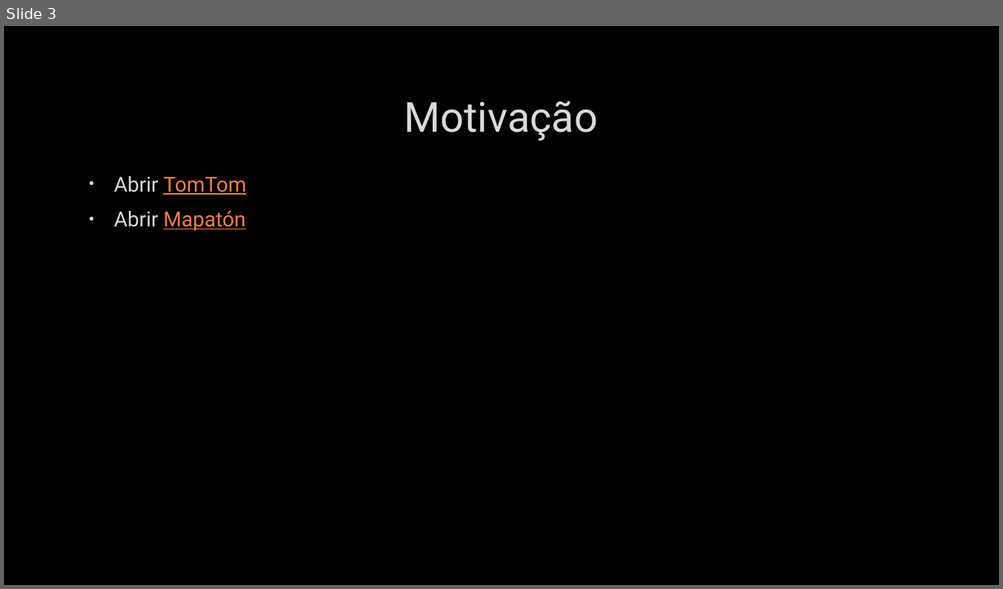
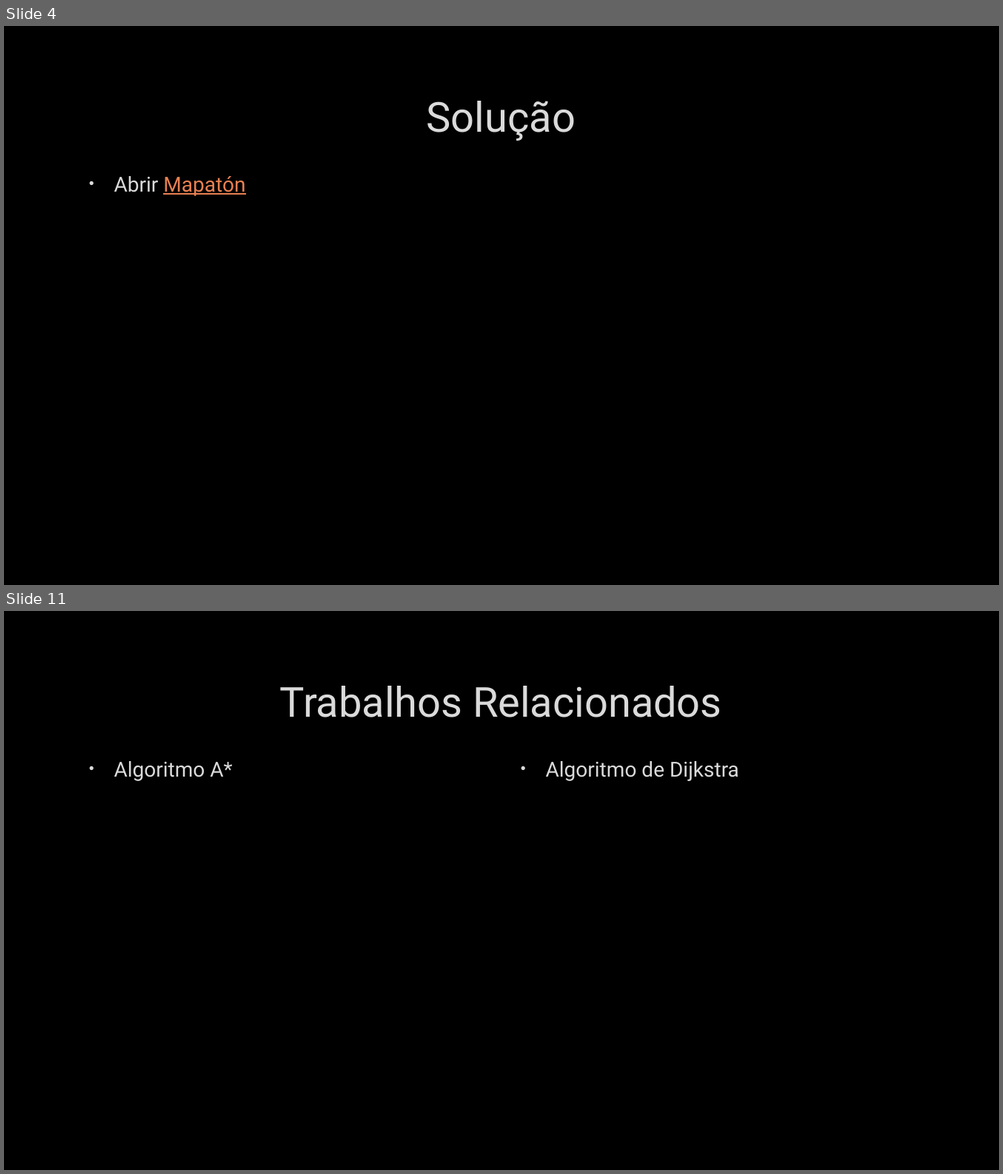
Before and after one commit to whschettert/ACO-Algorithm-for-Shortest-Path, a slide deck: Um Algoritmo de Colônia de Formigas para Otimização.pptx. Shown one above the other, each under a label of ours: slide 3 before the commit, slides 4 and 11 after it; the slides between them are not shown. The pictures are 1003x589 and 1003x1174 pixels, drawn with LibreOffice and Linux fonts; fonts in the diff are those of the drawing; background and template pictures are left out. Boxes give left, top, right and bottom in pixels: in the first picture for what was removed or moved away, otherwise in the second. Text is boxed around its words. In the diff, an @@ line names an element or a change of style, - is before the commit and + after.

```diff
--- a/Um Algoritmo de Colônia de Formigas para Otimização.pptx
+++ b/Um Algoritmo de Colônia de Formigas para Otimização.pptx
@@ slide 11 added at box(4, 611, 999, 1170), background picture (left out) @@
@@ title added at box(280, 686, 722, 718), 40 pt, text #DADADA @@
+Trabalhos Relacionados
@@ text added at box(114, 761, 232, 781), 20 pt, text #DADADA @@
+• Algoritmo A*
@@ text added at box(546, 761, 739, 781), 20 pt, text #DADADA @@
+• Algoritmo de Dijkstra
@@ what was slide 3 is now slide 4 @@
@@ slide 4 changed as well @@
@@ title at box(427, 101, 575, 141): text changed @@
-Motivação
+Solução
@@ text at box(114, 176, 246, 195): paragraph removed @@
-• Abrir TomTom
```
Also in this commit, not shown: 1 other slide changed, 14 other slides added, 2 slides removed.
